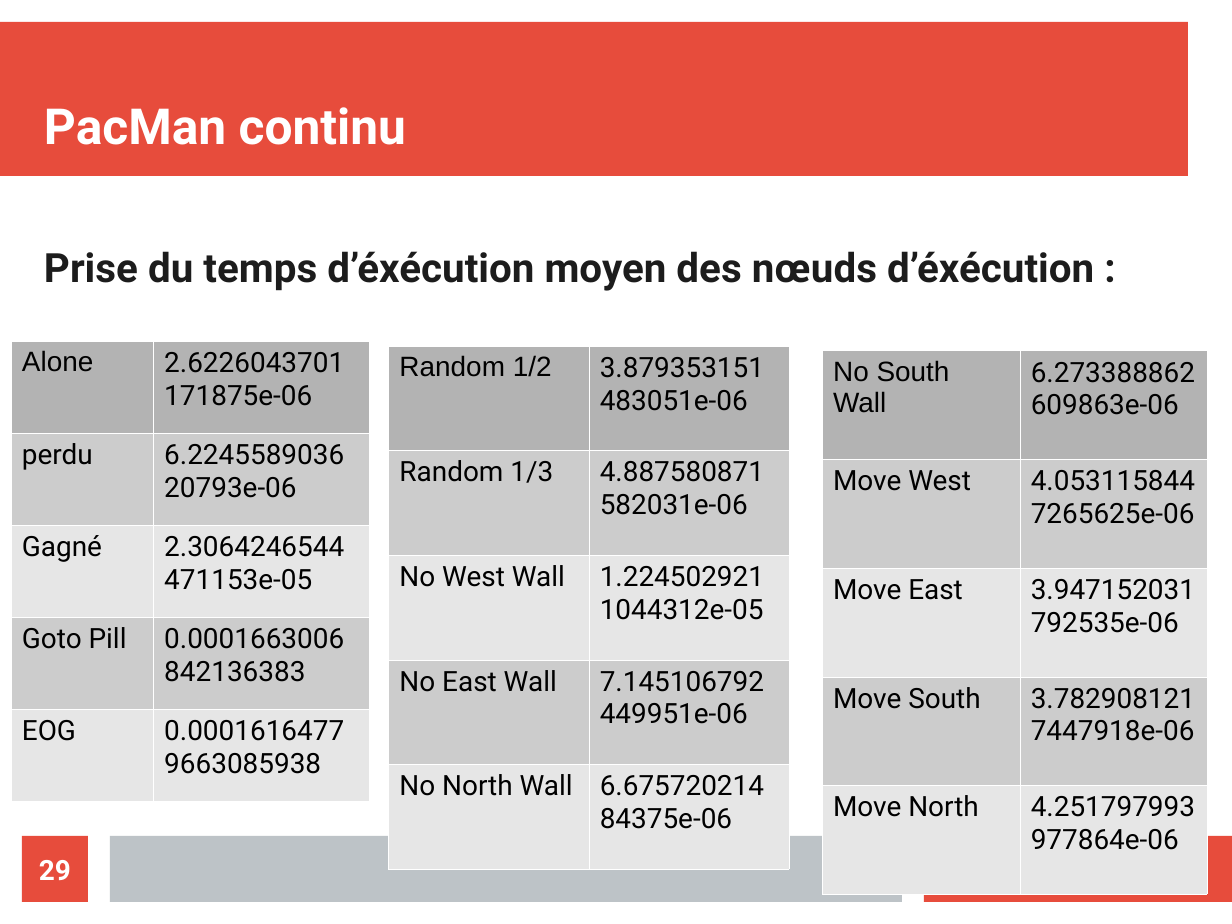
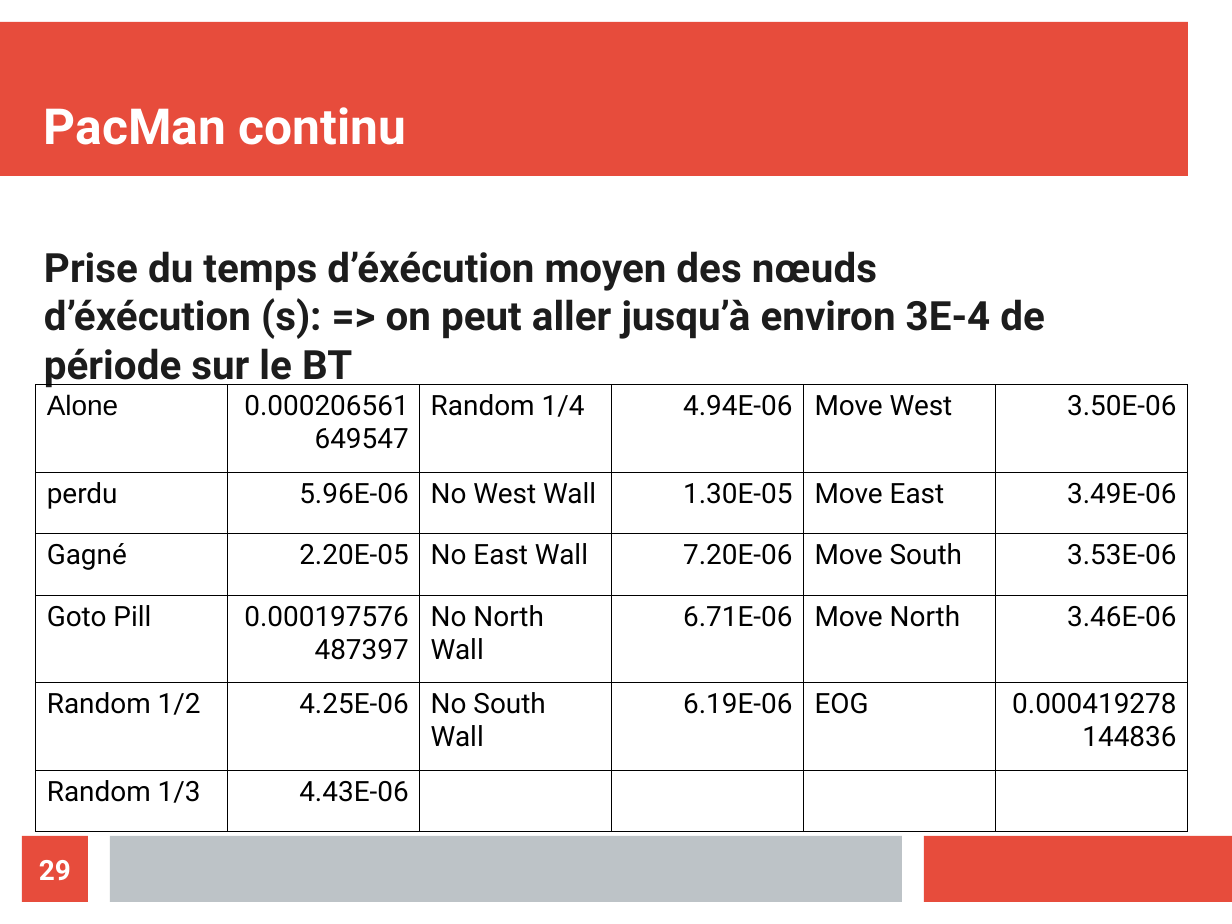
Before and after one commit to ValentinLebouvier/TAL2019, a slide deck: slide 29 of Comptes Rendus/CR.odp. Drawn at 1232x924 pixels with LibreOffice and Linux fonts; fonts in the diff are those of the drawing. Boxes give left, top, right and bottom in pixels: in the first picture for what was removed or moved away, otherwise in the second. Text is boxed around its words. In the diff, an @@ line names an element or a change of style, - is before the commit and + after.

```diff
--- a/Comptes Rendus/CR.odp
+++ b/Comptes Rendus/CR.odp
@@ text at bbox=[44, 251, 1045, 389]: text changed @@
-Prise du temps d’éxécution moyen des nœuds d’éxécution :
+Prise du temps d’éxécution moyen des nœuds d’éxécution (s): => on peut aller jusqu’à environ 3E-4 de période sur le BT
@@ table removed at bbox=[389, 345, 789, 869], 5 rows, 2 columns @@
-Random 1/2 | 3.879353151483051e-06
-Random 1/3 | 4.887580871582031e-06
-No West Wall | 1.2245029211044312e-05
-No East Wall | 7.145106792449951e-06
-No North Wall | 6.67572021484375e-06
@@ table removed at bbox=[823, 351, 1207, 895], 5 rows, 2 columns @@
-No South Wall | 6.273388862609863e-06
-Move West | 4.0531158447265625e-06
-Move East | 3.947152031792535e-06
-Move South | 3.7829081217447918e-06
-Move North | 4.251797993977864e-06
@@ table at bbox=[36, 385, 1190, 832] @@
-Alone | 2.6226043701171875e-06
-perdu | 6.224558903620793e-06
-Gagné | 2.3064246544471153e-05
-Goto Pill | 0.0001663006842136383
-EOG | 0.00016164779663085938
+Alone | 0.000206561649547 | Random 1/4 | 4.94E-06 | Move West | 3.50E-06
+perdu | 5.96E-06 | No West Wall | 1.30E-05 | Move East | 3.49E-06
+Gagné | 2.20E-05 | No East Wall | 7.20E-06 | Move South | 3.53E-06
+Goto Pill | 0.000197576487397 | No North Wall | 6.71E-06 | Move North | 3.46E-06
+Random 1/2 | 4.25E-06 | No South Wall | 6.19E-06 | EOG | 0.000419278144836
+Random 1/3 | 4.43E-06 |  |  |  | 
@@ table: place and size @@
-table at bbox=[11, 341, 369, 802]
+table at bbox=[36, 385, 1190, 832]
```
Also in this commit, not shown: 3 other slides changed, 6 slides added, 11 other files.
